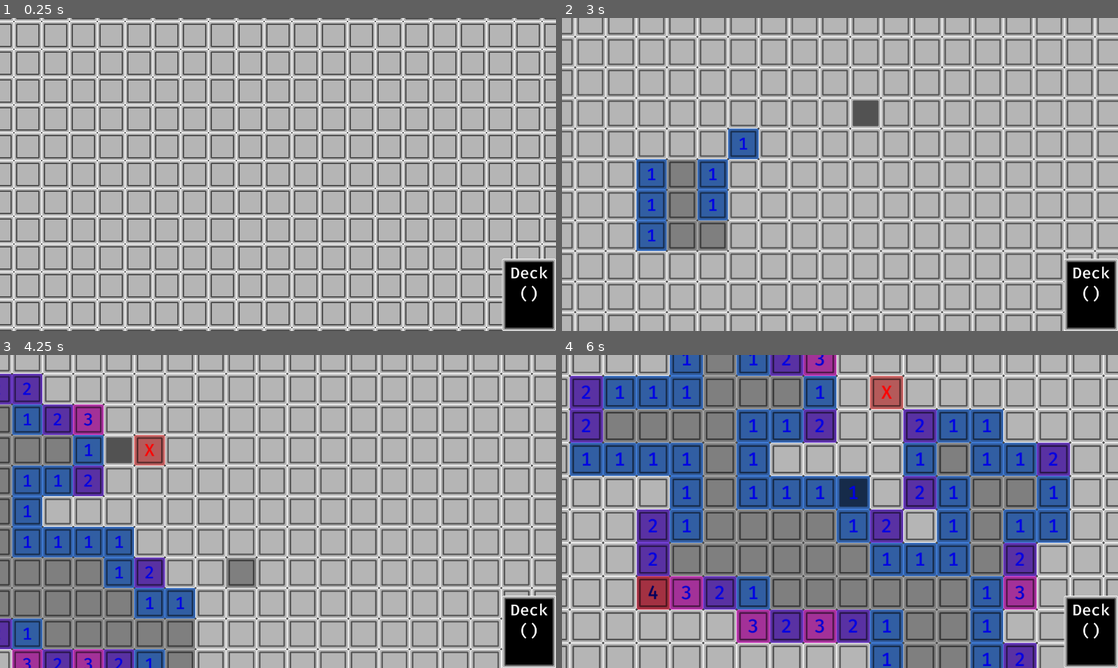
Above: before the commit, frames 1-4 (two rows, left to right).
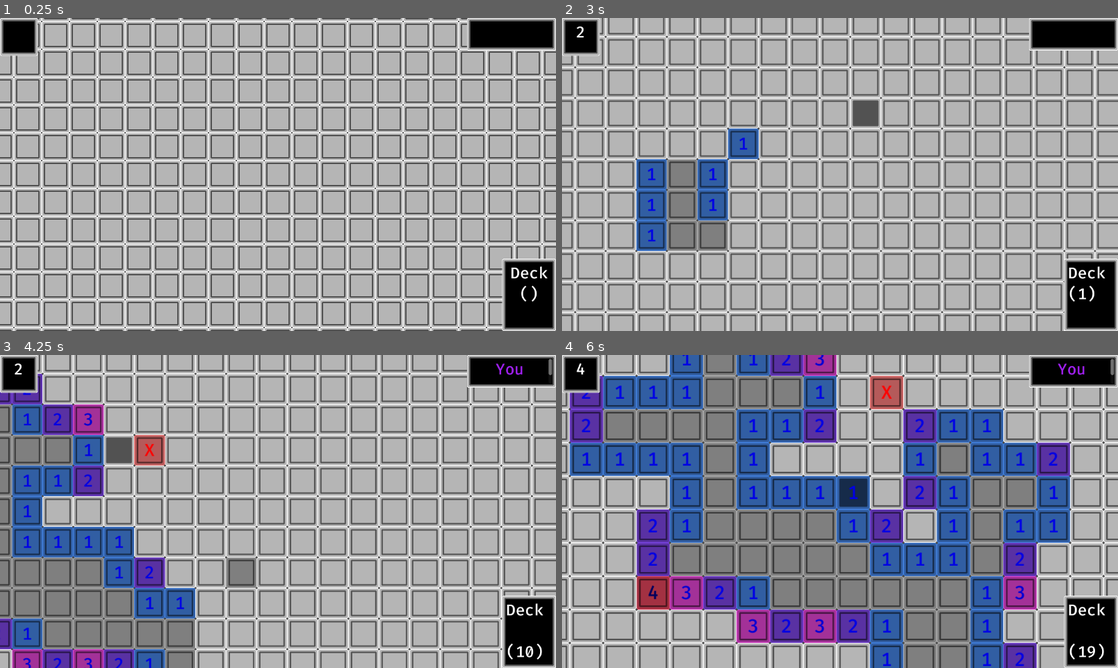
Above: after the commit, the same moments.

Repository: bjornarprytz/mine-sweeter
Game: Godot game, scene res://main.tscn
The game is run twice, just before and just after one commit, with the same random seed, the same clock (stepped at 60 frames per second) and the same inputs.
Inputs (mouse positions are in pixels of both pictures, inside the frame that each line leads up to):
- Up to frame 1 (0.25 s): no input
- Up to frame 2 (3 s): click (589, 36) at 0.52 s; tap Enter at 1.25 s; move the mouse to (962, 158) at 1.27 s; hold D (move_right) 1.28-2 s; hold Middle mouse button (drag) 1.28-2 s; click (962, 158) at 1.42 s; drag from (728, 190) to (812, 237) at 2.02 s; move the mouse to (895, 105) at 2.77 s; hold D (move_right) from 2.78 s (still down); hold Mouse wheel up (zoom_in) from 2.78 s (still down); click (895, 105) at 2.92 s
- Up to frame 3 (4.25 s): release D (move_right) at 3.5 s; release Mouse wheel up (zoom_in) at 3.5 s; drag from (250, 574) to (111, 464) at 3.52 s
- Up to frame 4 (6 s): move the mouse to (1006, 558) at 4.27 s; hold A (move_left) 4.28-5 s; hold Middle mouse button (drag) 4.28-5 s; click (1006, 558) at 4.42 s; drag from (673, 464) to (756, 433) at 5.02 s; move the mouse to (867, 511) at 5.77 s; hold S (move_down) from 5.78 s (still down); hold Mouse wheel up (zoom_in) from 5.78 s (still down); click (867, 511) at 5.92 s

The runs differ from the first frame. In frame 1, 2.3% of the frame differs, in the area x 0-100%, y 0-13%; in frame 2, 2.5%; in frame 3, 2.6%, in the area x 0-100%, y 0-98%; in frame 4, 2.6%.

Commit message:
wip cards and

Diff:
--- /dev/null
+++ b/src/add_card_mechanism.gd
@@ -0,0 +1,23 @@
+extends Control
+
+var draw_count_max: int = 6
+
+var draw_count: int = draw_count_max:
+	set(value):
+		draw_count = value
+		label.clear()
+		label.append_text("[center]%s[/center]" % str(draw_count))
+
+@onready var label: RichTextLabel = %Label
+
+@export var deck: Deck
+
+func _ready() -> void:
+	Events.cell_revealed.connect(_on_cell_revealed)
+
+func _on_cell_revealed(_cell: Cell) -> void:
+	draw_count -= 1
+
+	if draw_count <= 0:
+		draw_count = draw_count_max
+		deck.add_card(Card.Data.good(Card.Type.VALUE))
--- /dev/null
+++ b/src/add_card_mechanism.tscn
@@ -0,0 +1,14 @@
+[gd_scene load_steps=2 format=3 uid="uid://conm6h6e06j0j"]
+
+[ext_resource type="Script" path="res://add_card_mechanism.gd" id="1_lejbt"]
+
+[node name="AddCardMechanism" type="PanelContainer"]
+offset_right = 87.0
+offset_bottom = 87.0
+script = ExtResource("1_lejbt")
+
+[node name="Label" type="RichTextLabel" parent="."]
+unique_name_in_owner = true
+layout_mode = 2
+bbcode_enabled = true
+text = "[center]"
--- a/src/autoloads/event_bus.gd
+++ b/src/autoloads/event_bus.gd
@@ -8,3 +8,6 @@
 
 signal cell_revealed(cell: Cell)
 signal cell_flagged(cell: Cell, flagged: bool)
+
+signal mine_tripped(cell: Cell)
+signal mines_confirmed(cells: Array[Cell])
--- a/src/autoloads/factory.gd
+++ b/src/autoloads/factory.gd
@@ -16,47 +16,9 @@
 
 	return cell
 
-
-const good_card_values = [1, 2, 3, 4]
-const good_card_values_probability_distribution = [0.50, 0.30, 0.15, 0.05]
-
-const good_card_mul_values = [2, 3, 4, 5]
-const good_card_mul_values_probability_distribution = [0.5, 0.4, 0.07, 0.03]
-
-const bad_card_values = [-1, -2, -3, -4]
-const bad_card_values_probability_distribution = [0.25, 0.5, 0.15, 0.1]
-
-const bad_card_mul_values = [-1]
-const bad_card_mul_values_probability_distribution = [1.0]
-
-func BadCard(type: Card.Type) -> Card:
+func Card(data: Card.Data) -> Card:
 	var card = card_spawner.instantiate() as Card
 
-	card.type = type
+	card.data = data
 
-	match type:
-		Card.Type.VALUE:
-			var index = Utils.get_index_from_probability_distribution(bad_card_values_probability_distribution)
-			card.value = bad_card_values[index]
-		Card.Type.MULTIPLIER:
-			var index = Utils.get_index_from_probability_distribution(bad_card_mul_values_probability_distribution)
-			card.value = bad_card_mul_values[index]
 	return card
-
-func GoodCard(type: Card.Type) -> Card:
-	var card = card_spawner.instantiate() as Card
-
-	card.type = type
-
-	var random_value = randf()
-
-	var cumulative_probability = 0.0
-
-	match type:
-		Card.Type.VALUE:
-			var index = Utils.get_index_from_probability_distribution(good_card_values_probability_distribution)
-			card.value = good_card_values[index]
-		Card.Type.MULTIPLIER:
-			var index = Utils.get_index_from_probability_distribution(good_card_mul_values_probability_distribution)
-			card.value = good_card_mul_values[index]
-	return card
--- a/src/card.gd
+++ b/src/card.gd
@@ -1,31 +1,63 @@
 class_name Card
 extends Node2D
+
+
+const good_card_values: Array[int] = [1, 2, 3, 4]
+const good_card_values_probability_distribution: Array[float] = [0.50, 0.30, 0.15, 0.05]
+
+const good_card_mul_values: Array[int] = [2, 3, 4, 5]
+const good_card_mul_values_probability_distribution: Array[float] = [0.5, 0.4, 0.07, 0.03]
+
+const bad_card_values: Array[int] = [-1, -2, -3, -4]
+const bad_card_values_probability_distribution: Array[float] = [0.25, 0.5, 0.15, 0.1]
+
+const bad_card_mul_values: Array[int] = [-1]
+const bad_card_mul_values_probability_distribution: Array[float] = [1.0]
+
+class Data:
+	var type: Type
+	var value: int
+
+	func _init(_type: Type, _value: int):
+		self.type = _type
+		self.value = _value
+
+	static func bad(_type: Type) -> Card.Data:
+		match _type:
+			Type.VALUE:
+				var index = Utils.get_index_from_probability_distribution(bad_card_values_probability_distribution)
+				return Card.Data.new(_type, bad_card_values[index])
+			Type.MULTIPLIER:
+				var index = Utils.get_index_from_probability_distribution(bad_card_mul_values_probability_distribution)
+				return Card.Data.new(_type, bad_card_mul_values[index])
+			_:
+				return null
+
+	static func good(_type: Type) -> Card.Data:
+		match _type:
+			Type.VALUE:
+				var index = Utils.get_index_from_probability_distribution(good_card_values_probability_distribution)
+				return Card.Data.new(_type, good_card_values[index])
+			Type.MULTIPLIER:
+				var index = Utils.get_index_from_probability_distribution(good_card_mul_values_probability_distribution)
+				return Card.Data.new(_type, good_card_mul_values[index])
+			_:
+				return null
 
 enum Type {
 	VALUE,
 	MULTIPLIER
 }
 
-var type: Type = Type.VALUE
-
-var mul: float = 1.0:
+var data: Data:
 	set(v):
-		if v == mul:
-			return
-		assert(type == Type.MULTIPLIER)
-		mul = v
-
-		value_label.clear()
-		value_label.add_text("[centered]x%s" % str(mul))
-
-var val: int = 0:
-	set(v):
-		if v == val:
-			return
-		assert(type == Type.VALUE)
-		val = v
-
-		value_label.clear()
-		value_label.add_text("[centered]%s" % str(val))
+		data = v
+		match v.type:
+			Type.VALUE:
+				value_label.clear()
+				value_label.add_text("[centered]%s" % str(v.value))
+			Type.MULTIPLIER:
+				value_label.clear()
+				value_label.add_text("[centered]x%s" % str(v.value))
 
 @onready var value_label: RichTextLabel = %Value
--- a/src/cell.gd
+++ b/src/cell.gd
@@ -16,10 +16,8 @@
 @onready var tag: RichTextLabel = %Tag
 
 func reveal():
-	if revealed:
+	if revealed or flagged:
 		return
-	if flagged:
-		toggle_flag()
 
 	if !Game.first_cell_revealed:
 		Game.first_cell_revealed = true
@@ -57,6 +55,23 @@
 	elif number > 0:
 		tag.append_text("[center][color=blue]%s[/color][/center]" % str(number))
 	Events.cell_revealed.emit(self)
+	if is_mine:
+		Events.mine_tripped.emit(self)
+
+func declare_scored():
+	var neighbors = map.get_neighbors(self)
+	var safe_neighbors: Array[Cell] = []
+	var flagged_neighbors: Array[Cell] = []
+	for neighbor in neighbors:
+		if neighbor.flagged:
+			flagged_neighbors.append(neighbor)
+		elif !neighbor.revealed:
+			safe_neighbors.append(neighbor)
+
+	if flagged_neighbors.size() == number:
+		for neighbor in safe_neighbors:
+			neighbor.reveal()
+		Events.mines_confirmed.emit(flagged_neighbors)
 
 func toggle_flag():
 	tag.show()
@@ -68,21 +83,29 @@
 			tag.clear()
 		Events.cell_flagged.emit(self, flagged)
 
+func denied():
+	const n_shakes: int = 10
+	const shake_amount: int = 5
+	const shake_duration: float = 0.01
+	var tween = create_tween()
+
+	var original_color = modulate
+	modulate = Color(.8, .2, .2) # A more intense red color
+
+	for i in range(n_shakes):
+		tween.tween_property(self, "position", position + Vector2(randf_range(-shake_amount, shake_amount), randf_range(-shake_amount, shake_amount)), shake_duration)
+		tween.tween_property(self, "position", position, shake_duration)
+	tween.tween_property(self, "modulate", original_color, .1)
+	await tween.finished
+
 func _on_button_gui_input(event: InputEvent) -> void:
 	if event is InputEventMouseButton and !event.is_pressed():
 		if event.button_index == MOUSE_BUTTON_LEFT:
-			if revealed:
-				var neighbors = map.get_neighbors(self)
-				var safe_neighbors: Array[Cell] = []
-				var n_flagged_neighbors = 0
-				for neighbor in neighbors:
-					if neighbor.flagged:
-						n_flagged_neighbors += 1
-					elif !neighbor.revealed:
-						safe_neighbors.append(neighbor)
-				if n_flagged_neighbors == number:
-					for neighbor in safe_neighbors:
-						neighbor.reveal()
-			reveal()
+			if flagged:
+				denied()
+			elif revealed:
+				declare_scored()
+			else:
+				reveal()
 		elif event.button_index == MOUSE_BUTTON_RIGHT:
 			toggle_flag()
--- a/src/deck.gd
+++ b/src/deck.gd
@@ -3,16 +3,19 @@
 
 @onready var label: RichTextLabel = %Label
 
-var cards: Array[Card] = []
+var cards: Array[Card.Data] = []
 
-func add_card(card: Card) -> void:
+func add_card(card: Card.Data) -> void:
 	cards.push_back(card)
+	label.clear()
 	label.append_text("Deck (%s)" % str(cards.size()))
 
-func pop_cards(n: int) -> Array[Card]:
-	var drawn_cards: Array[Card] = []
+func pop_cards(n: int) -> Array[Card.Data]:
+	var drawn_cards: Array[Card.Data] = []
 
 	for i in range(n):
+		if cards.size() == 0:
+			break
 		drawn_cards.push_back(cards.pop_front())
 
 	label.clear()
--- a/src/main.gd
+++ b/src/main.gd
@@ -1,16 +1,19 @@
 extends Node2D
 
+@onready var score_label: RichTextLabel = %ScoreLabel
 
 @onready var map: Map = %Map
 @onready var camera: Camera2D = %Camera
 @onready var deck: Deck = %Deck
 
+var score: int = 0
+
 func _ready():
 	map.create_grid()
 	Events.cell_revealed.connect(_on_cell_revealed)
-
+	Events.mine_tripped.connect(_on_mine_tripped)
+	Events.mines_confirmed.connect(_on_mines_confirmed)
 	camera.position = map.get_center_cell().position
-
 
 func _on_cell_revealed(cell: Cell):
 	if cell.number > 0 or cell.is_mine or cell.flagged:
@@ -20,3 +23,49 @@
 
 	for neighbor in map.get_neighbors(cell):
 		neighbor.reveal()
+
+func _on_mine_tripped(mine: Cell):
+	var mine_value: int = 2 # TODO: Change this
+
+	var cards = deck.pop_cards(mine_value)
+
+	if deck.cards.size() == 0:
+		score_label.clear()
+		score_label.append_text("[center][color=purple]You lose![/color][/center]")
+
+func _on_mines_confirmed(mines: Array[Cell]):
+	var mine_value: int = 2 # TODO: Change this
+
+	var cards = deck.pop_cards(mine_value * mines.size())
+
+	var value_cards: Array[Card.Data] = []
+	var multiplier_cards: Array[Card.Data] = []
+	var multipliers: Array[int] = []
+
+	for card in cards:
+		if card.type == Card.Type.VALUE:
+			value_cards.append(card)
+		elif card.type == Card.Type.MULTIPLIER:
+			multiplier_cards.append(card)
+
+	var score_multiplier: int = 1
+
+	for card in multiplier_cards:
+		score_multiplier *= card.value
+		multipliers.append(card.value)
+
+	var score_value: int = 0
+	var values = []
+
+	for card in value_cards:
+		score_value += card.value
+		values.append(card.value)
+
+	score += score_value * score_multiplier
+
+	print("Scoring cards:")
+	print(values)
+	print(multipliers)
+
+	score_label.clear()
+	score_label.append_text("[center][color=green]%s[/color][/center]" % str(score))
--- a/src/main.tscn
+++ b/src/main.tscn
@@ -1,8 +1,9 @@
-[gd_scene load_steps=5 format=3 uid="uid://cgrejd4v5ywd3"]
+[gd_scene load_steps=6 format=3 uid="uid://cgrejd4v5ywd3"]
 
 [ext_resource type="Script" path="res://main.gd" id="1_30g2o"]
 [ext_resource type="Script" path="res://camera.gd" id="2_gi7hc"]
 [ext_resource type="PackedScene" uid="uid://cx0f7aqu2rweo" path="res://deck.tscn" id="2_skvlw"]
+[ext_resource type="PackedScene" uid="uid://conm6h6e06j0j" path="res://add_card_mechanism.tscn" id="3_472wm"]
 [ext_resource type="PackedScene" uid="uid://l0fykk82x6xx" path="res://map.tscn" id="3_sidb8"]
 
 [node name="Main" type="Node2D"]
@@ -24,6 +25,21 @@
 grow_horizontal = 0
 grow_vertical = 0
 
+[node name="AddCardMechanism" parent="CanvasLayer" node_paths=PackedStringArray("deck") instance=ExtResource("3_472wm")]
+deck = NodePath("../Deck")
+
+[node name="PanelContainer" type="PanelContainer" parent="CanvasLayer"]
+anchors_preset = 1
+anchor_left = 1.0
+anchor_right = 1.0
+offset_left = -205.0
+offset_bottom = 75.0
+grow_horizontal = 0
+
+[node name="ScoreLabel" type="RichTextLabel" parent="CanvasLayer/PanelContainer"]
+unique_name_in_owner = true
+layout_mode = 2
+
 [node name="Camera" type="Camera2D" parent="." node_paths=PackedStringArray("map")]
 unique_name_in_owner = true
 script = ExtResource("2_gi7hc")
Not shown, changed: readme.md
